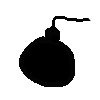
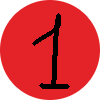
Two versions of the same layered image (100px x 100px). Layer-by-layer changes:
hid "bomba" over (19, 16, 91, 87)
showed "1", moved it below "2" over (32, 13, 70, 89)
showed "back red" over (0, 0, 100, 100)
